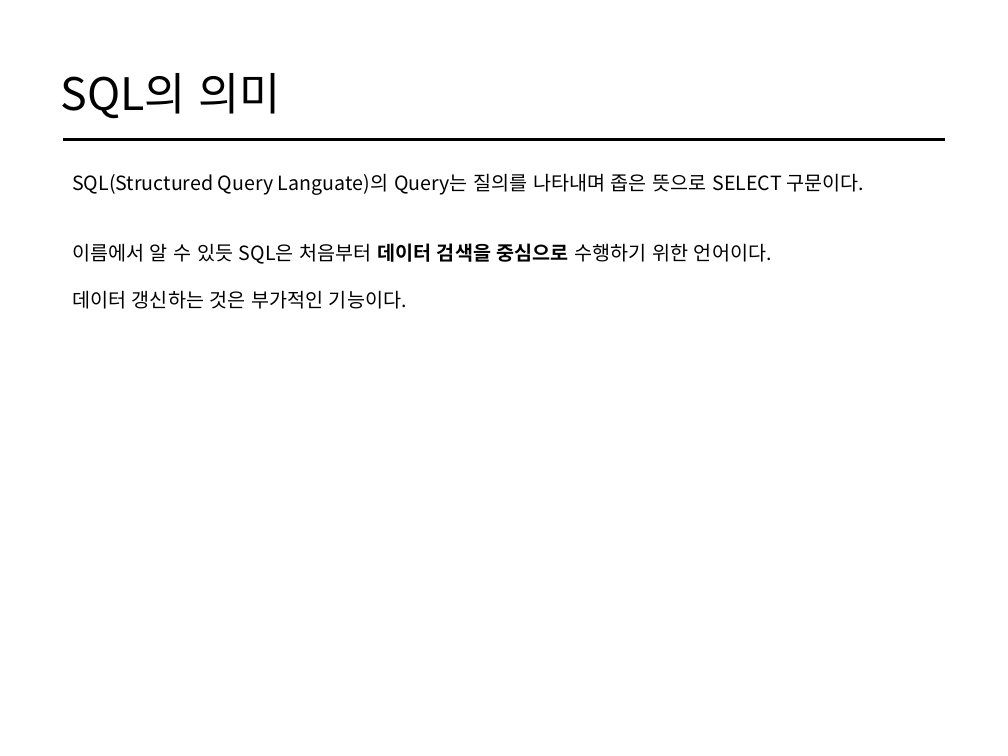
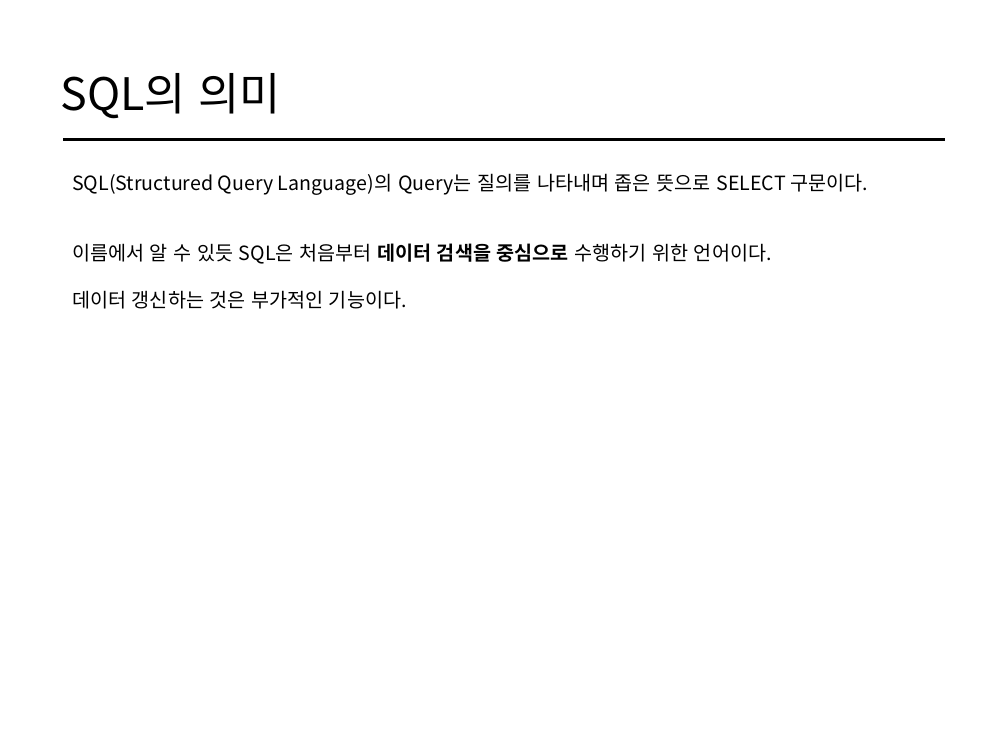
Before and after one commit to cs-study-org/cs-study, a slide deck: slide 4 of 22/yongki/SQL.pptx. Drawn at 1008x756 pixels with LibreOffice and Linux fonts; fonts in the diff are those of the drawing. Boxes give left, top, right and bottom in pixels: in the first picture for what was removed or moved away, otherwise in the second. Text is boxed around its words. In the diff, an @@ line names an element or a change of style, - is before the commit and + after.

Commit message:
:pencil2: Fix typo in 22th presentation

```diff
--- a/22/yongki/SQL.pptx
+++ b/22/yongki/SQL.pptx
@@ text at bbox=[72, 173, 868, 309]: text changed @@
-SQL(Structured Query Languate)의 Query는 질의를 나타내며 좁은 뜻으로 SELECT 구문이다.
-이름에서 알 수 있듯 SQL은 처음부터 데이터 검색을 중심으로 수행하기 위한 언어이다.
-데이터 갱신하는 것은 부가적인 기능이다.
+SQL(Structured Query Language)의 Query는 질의를 나타내며 좁은 뜻으로 SELECT 구문이다.
+이름에서 알 수 있듯 SQL은 처음부터 데이터 검색을 중심으로 수행하기 위한 언어이다.
+데이터 갱신하는 것은 부가적인 기능이다.
```
Also in this commit, not shown: 3 other slides changed.
